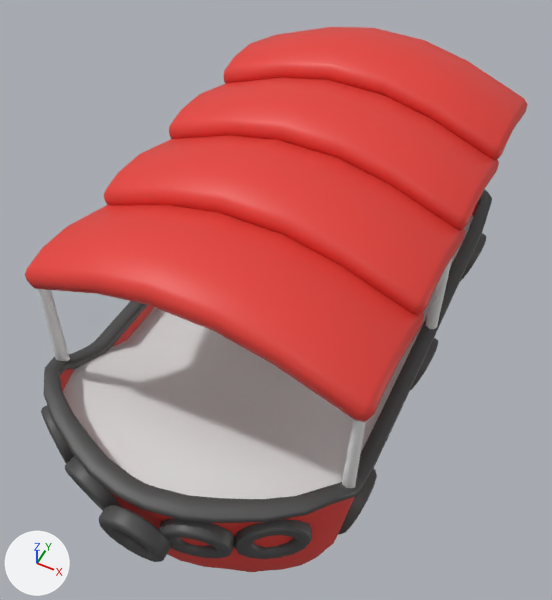
What one commit did to the FBX model Assets/_Main/Art/Models/Sm_6carsShip.fbx.
Camera for both pictures: a 50 mm camera at (1.96, -4.5, 5.46) aimed at (-0.09, -0.39, 0.31). The lights are fixed; the arrows at lower left show +X, +Y and +Z. Where no turn or scale is listed for an object, it has been applied to the vertices.

Names of what the first picture shows: 'boat_low.001', 'boat_low.007', 'boat_low.013', 'boat_low.014'.
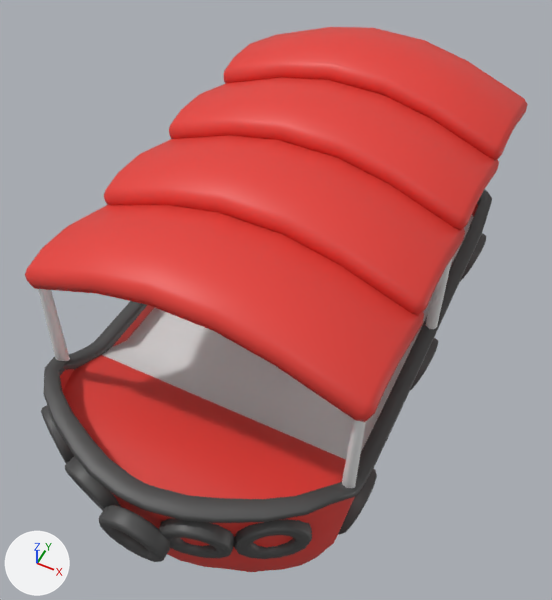
The change, as JSON lines over the scene's bpy script:
```json
{"block": "me_cube_032", "where": "# used by ob_boat_low_013; location = (0.0, 0.0, 0.0)"}
{"op": "remove", "block": "me_cube_032", "code": "me_cube_032.from_pydata(...)  # 568 vertices, 470 faces; spans x -1.28..1.28, y -2.73..2.15, z -1.23..0.67"}
{"op": "add", "block": "me_cube_032", "code": "me_cube_032.from_pydata(...)  # 583 vertices, 478 faces; spans x -1.28..1.28, y -2.73..2.15, z -1.23..0.67"}
{"block": "me_cube_032", "change": "me_cube_032 part 2: a new loose piece of 15 vertices spanning x -1.22..1.22, y -2.67..-1.57, z 0.25..0.45, in mat_m_ship_01 (red #e73f37)"}
{"block": "me_cube_045", "where": "# used by ob_boat_low_001; location = (0.0, 0.0, 0.0)"}
{"op": "remove", "block": "me_cube_045", "code": "me_cube_045.from_pydata(...)  # 2268 vertices, 2192 faces; spans x -1.34..1.34, y -2.92..2.11, z -0.59..0.73"}
{"op": "add", "block": "me_cube_045", "code": "me_cube_045.from_pydata(...)  # 2259 vertices, 2186 faces; spans x -1.34..1.34, y -2.92..2.11, z -0.59..0.73"}
{"block": "me_cube_045", "change": "me_cube_045 part 1"}
{"block": "me_cube_045", "change": "12 vertices are removed from x -1.22..1.22, y -2.67..-1.76, z 0.36..0.45"}
{"block": "me_cube_045", "change": "8 faces are deleted"}
{"block": "me_cube_045", "change": "3 vertices are added at (0.0, -1.57, 0.25), (1.22, -1.57, 0.25), (-1.22, -1.57, 0.25)"}
{"block": "me_cube_045", "change": "2 new faces join them, mat_m_ship_02 (white #e7e7e7)"}
```

Boxes (x1, y1, x2, y2) around the edits, measured in the pictures (552 x 600 px):
```json
{"part": 1, "of": "me_cube_045", "change": "cut back", "before": [63, 340, 367, 499], "after": [102, 340, 367, 459]}
{"part": 2, "of": "me_cube_032", "change": "added", "after": [63, 355, 346, 499], "on screen": "red"}
```
